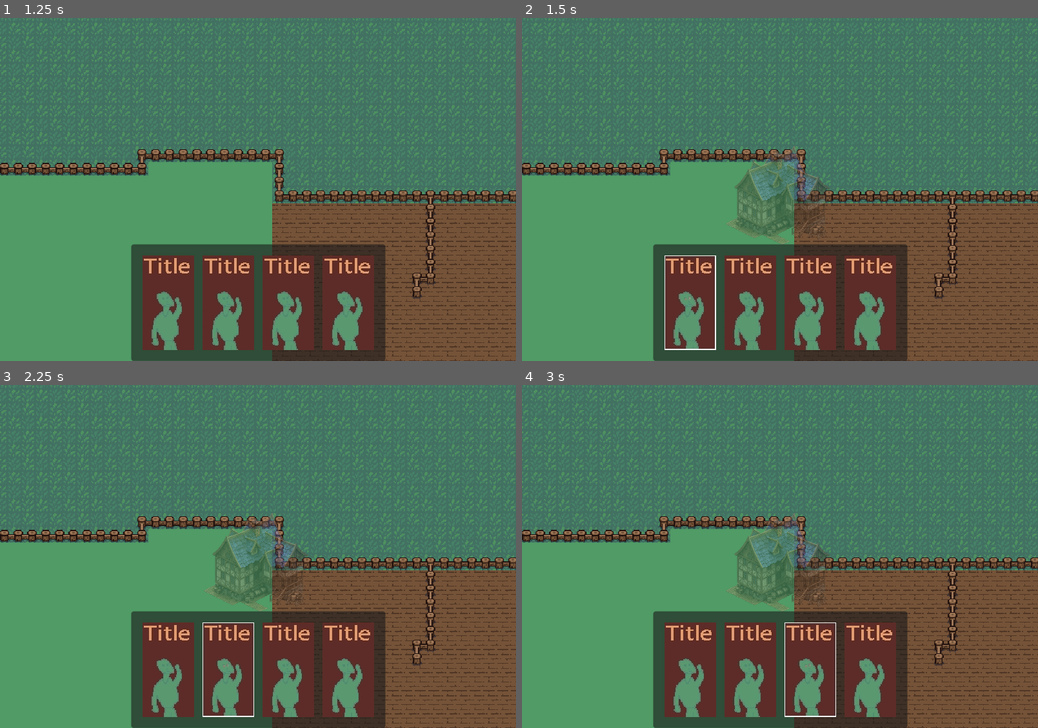
Above: before the commit, frames 1-4 (two rows, left to right).
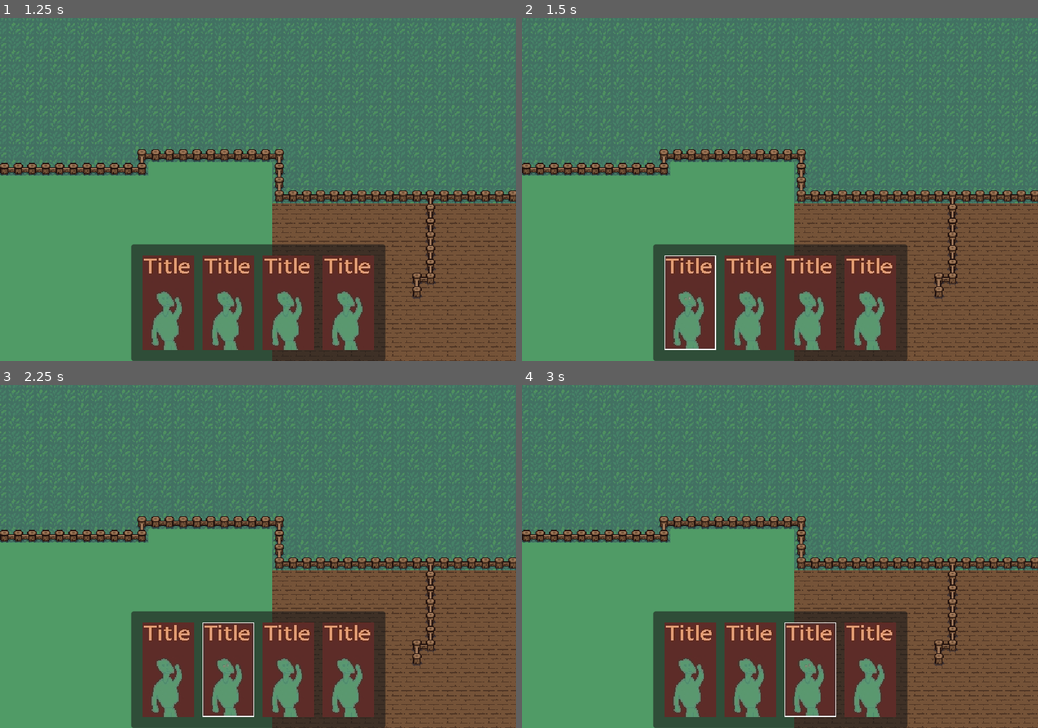
Above: after the commit, the same moments.

Repository: SiTOTG/KingVsKing
Game: Godot game, scene res://world/world.tscn
Same seed, same stepped clock (60 frames per second), same inputs: the game is played once before the commit and once after it.
Inputs (mouse positions are in pixels of both pictures, inside the frame that each line leads up to):
- Up to frame 1 (1.25 s): click "Cards" at 0.5 s
- Up to frame 2 (1.5 s): click (687, 302) at 1.25 s
- Up to frame 3 (2.25 s): click (227, 669) at 2 s
- Up to frame 4 (3 s): click (810, 669) at 2.75 s

Frame 1 is identical in both runs. In frame 2, 2.5% of the frame differs, in the area x 39-60%, y 37-67%; in frame 3, 2.5%; in frame 4, 2.5%.

Commit message:
Refactor building to use events

Diff:
--- a/events.gd
+++ b/events.gd
@@ -3,3 +3,4 @@
 signal start_card_activation(card: Card)
 signal finish_card_activation()
 signal cancel_card_activation()
+signal confirm_card_activation()
--- a/player/card_hud.gd
+++ b/player/card_hud.gd
@@ -7,11 +7,7 @@
 @onready var cards = %Cards
 
 
-var held_card: Card = null
-var _tilemap_master: TilemapMaster
-var held_card_sprite: Sprite2D
-
-signal create_spawner(position: Vector2, spawner_scene: PackedScene)
+var active_card: Card = null
 
 enum {
 	RESET,
@@ -25,44 +21,8 @@
 	show()
 	cardsPanel.hide()
 	expand.show()
-	_tilemap_master = get_node(tilemap_master)
 
 	connect_signals()
-
-func _unhandled_input(event):
-	if event is InputEventMouseButton and event.pressed:
-		if event.button_index == MOUSE_BUTTON_LEFT:
-			if held_card and ctx == SPAWNER and _tilemap_master.can_build_there():
-				var spawner = load(held_card.spawner_scene) as PackedScene
-				create_spawner.emit(_tilemap_master.get_origin_position(), spawner)
-				_tilemap_master.set_tiles_as_blocked()
-				Events.finish_card_activation.emit()
-				if not Input.is_physical_key_pressed(KEY_SHIFT):
-					release_card()
-		elif event.button_index == MOUSE_BUTTON_RIGHT and held_card:
-			release_card()
-			Events.cancel_card_activation.emit()
-
-func _physics_process(delta):
-	if held_card and held_card_sprite:
-		held_card_sprite.global_position = held_card_sprite.get_global_mouse_position()
-		update_ctx()
-
-func update_ctx():
-	if not held_card:
-		ctx = RESET
-		return
-	if _tilemap_master.is_over_tile():
-		if ctx != SPAWNER:
-			ctx = SPAWNER
-			held_card_sprite.texture = held_card.mouse_build
-			held_card_sprite.scale = Vector2(0.232, 0.232)
-			held_card_sprite.self_modulate.a = 0.4
-		held_card_sprite.global_position = _tilemap_master.get_origin_position()
-	elif ctx != NO_TARGET:
-		ctx = NO_TARGET
-		held_card_sprite.texture = held_card.mouse_empty
-		_tilemap_master.hide_buildable_tiles()
 
 func connect_signals():
 	for card_button in %Cards.get_children():
@@ -71,24 +31,14 @@
 			card_button.card_pressed.connect(hold_card)
 
 func hold_card(card: Card):
-	if held_card:
+	if active_card:
 		release_card()
-	held_card = card
-	held_card.active = true
-	held_card.context_changed.connect(_on_card_context_changed)
-	Events.start_card_activation.emit(held_card)
-	held_card_sprite = Sprite2D.new()
-	held_card_sprite.scale = Vector2(0.35, 0.35)
-	get_tree().root.add_child(held_card_sprite)
-	update_ctx()
+	active_card = card
+	active_card.active = true
 
 func release_card():
-	held_card.context_changed.disconnect(_on_card_context_changed)
-	held_card = null
-	held_card_sprite.queue_free()
-	held_card_sprite = null
-	_tilemap_master.hide_buildable_tiles()
-	update_ctx()
+	active_card.active = false
+	active_card = null
 
 func _on_expand_mouse_entered():
 	cardsPanel.show()
@@ -98,6 +48,3 @@
 func _on_close_mouse_entered():
 	cardsPanel.hide()
 	expand.show()
-
-func _on_card_context_changed(old_context, new_context):
-	print("Old context: ", old_context, " new card: ", new_context)
--- a/player/cards/card.gd
+++ b/player/cards/card.gd
@@ -25,10 +25,16 @@
 
 signal context_changed(old_context: int, new_context: int)
 
-var active = false:
+var active: bool = false:
 	set(value):
-		active = value
-		update_ctx()
+		if active != value:
+			active = value
+			if active:
+				Events.start_card_activation.emit(self)
+			else:
+				Events.finish_card_activation.emit()
+			update_ctx()
+
 var hovering_tiles = false:
 	set(value):
 		hovering_tiles = value
--- a/player/cards/placeholder_card.tres
+++ b/player/cards/placeholder_card.tres
@@ -13,5 +13,5 @@
 mouse_build = ExtResource("3_56kvu")
 mouse_empty = ExtResource("3_4tcfl")
 title = "Placeholder"
-spawner_scene = "res://player/spawner.tscn"
+spawner_scene = "res://player/footman_spawner.tscn"
 spawner_size = Vector2i(3, 2)
--- /dev/null
+++ b/player/footman_spawner.tscn
@@ -0,0 +1,7 @@
+[gd_scene load_steps=3 format=3 uid="uid://b1jxtejto2egx"]
+
+[ext_resource type="PackedScene" uid="uid://c3q6txdt1k5m8" path="res://player/spawner.tscn" id="1_1awy2"]
+[ext_resource type="PackedScene" uid="uid://ywlcclxvc1hc" path="res://creatures/footman.tscn" id="2_foqw2"]
+
+[node name="FootmanSpawner" instance=ExtResource("1_1awy2")]
+creature_scene = ExtResource("2_foqw2")
--- /dev/null
+++ b/player/held_card.gd
@@ -0,0 +1,51 @@
+extends Sprite2D
+
+var active_card: Card
+
+# Called when the node enters the scene tree for the first time.
+func _ready():
+	Events.start_card_activation.connect(_on_card_activation_started)
+	Events.finish_card_activation.connect(_on_card_activation_finished)
+	hide()
+
+func _unhandled_input(event):
+	if event is InputEventMouseButton and event.pressed:
+		if event.button_index == MOUSE_BUTTON_LEFT:
+			if active_card and active_card.ctx == Card.SPAWNER:
+				Events.confirm_card_activation.emit()
+				get_viewport().set_input_as_handled()
+		elif event.button_index == MOUSE_BUTTON_RIGHT and active_card:
+			active_card.active = false
+			Events.cancel_card_activation.emit()
+
+func _physics_process(delta):
+	global_position = get_global_mouse_position()
+
+func _on_card_activation_started(card: Card):
+	active_card = card
+	show()
+	update_texture(Card.NO_TARGET)
+	active_card.context_changed.connect(_on_card_context_changed)
+
+func _on_card_activation_finished():
+	if not active_card: return
+	active_card.context_changed.disconnect(_on_card_context_changed)
+	hide()
+
+func _on_card_context_changed(old_context: int, new_context: int):
+	update_texture(new_context)
+
+func update_texture(context: int):
+	match context:
+		Card.NO_TARGET:
+			texture = active_card.mouse_empty
+			scale = Vector2(0.35, 0.35)
+			modulate.a = 1
+		Card.RESET:
+			texture = null
+			scale = Vector2(0.35, 0.35)
+			modulate.a = 1
+		Card.SPAWNER:
+			texture = active_card.mouse_build
+			scale = Vector2(0.232, 0.232)
+			self_modulate.a = 0.4
--- /dev/null
+++ b/player/held_card.tscn
@@ -0,0 +1,6 @@
+[gd_scene load_steps=2 format=3 uid="uid://byjd8oh50g21m"]
+
+[ext_resource type="Script" path="res://player/held_card.gd" id="1_sne8w"]
+
+[node name="HeldCard" type="Sprite2D"]
+script = ExtResource("1_sne8w")
--- a/player/spawner.tscn
+++ b/player/spawner.tscn
@@ -37,6 +37,4 @@
 [node name="MovePosition" type="Marker2D" parent="."]
 position = Vector2(-360, 16)
 
-[node name="NavigationObstacle2D" type="NavigationObstacle2D" parent="."]
-
 [connection signal="timeout" from="SpawnTimer" to="." method="_on_spawn_timer_timeout"]
--- a/world/tilemap_master.gd
+++ b/world/tilemap_master.gd
@@ -10,12 +10,13 @@
 
 var occupied_cells: Array[Vector2i] = []
 
-var active_card: Card
+var active_card: Card:
+	set(value):
+		active_card = value
 
 func _ready():
 	Events.start_card_activation.connect(_on_card_activate)
 	Events.finish_card_activation.connect(_on_card_deactivate)
-	Events.cancel_card_activation.connect(_on_card_deactivate)
 
 func _unhandled_input(event):
 	if event is InputEventMouseMotion and active_card:
@@ -96,6 +97,7 @@
 func _on_card_deactivate():
 	active_card.context_changed.disconnect(_on_card_context_changed)
 	active_card = null
+	hide_buildable_tiles()
 
 func _on_card_context_changed(old_context: int, new_context: int):
 	if new_context == Card.SPAWNER:
--- a/world/world.gd
+++ b/world/world.gd
@@ -1,14 +1,25 @@
 extends Node2D
 
 @onready var destination_lane_1 = $DestinationLane1
+@onready var tilemap_master: TilemapMaster = $TilemapMaster
+
+var active_card: Card
 
 func _unhandled_input(event):
 	if event.is_action_pressed("toggle_creature_ui"):
 		GlobalSettings.show_creature_ui = not GlobalSettings.show_creature_ui
 
+func _ready():
+	Events.start_card_activation.connect(func(card: Card): active_card = card)
+	Events.confirm_card_activation.connect(_on_card_confirm_activation)
 
-func _on_card_hud_create_spawner(position: Vector2, spawner_scene: PackedScene):
-	var spawner = spawner_scene.instantiate() as Spawner
-	spawner.global_position = position
-	spawner.starting_move_position = destination_lane_1.global_position
-	add_child(spawner)
+func _on_card_confirm_activation():
+	if active_card.ctx == Card.SPAWNER and tilemap_master.can_build_there():
+		tilemap_master.set_tiles_as_blocked()
+		var position: Vector2 = tilemap_master.get_origin_position()
+		var spawner_scene: PackedScene = load(active_card.spawner_scene)
+		var spawner = spawner_scene.instantiate() as Spawner
+		spawner.global_position = position
+		spawner.starting_move_position = destination_lane_1.global_position
+		add_child(spawner)
+		active_card.active = false
--- a/world/world.tscn
+++ b/world/world.tscn
@@ -12,6 +12,7 @@
 [ext_resource type="Script" path="res://world/tiles/custom_tile_map.gd" id="5_ahjhf"]
 [ext_resource type="PackedScene" uid="uid://ywlcclxvc1hc" path="res://creatures/footman.tscn" id="8_x4gb2"]
 [ext_resource type="PackedScene" uid="uid://b77yrfd22bqbp" path="res://creatures/skeleton.tscn" id="9_yn5ae"]
+[ext_resource type="PackedScene" uid="uid://byjd8oh50g21m" path="res://player/held_card.tscn" id="13_1776e"]
 
 [sub_resource type="TileSetAtlasSource" id="TileSetAtlasSource_nujo8"]
 texture = ExtResource("2_b5ipp")
@@ -74,7 +75,7 @@
 visible = false
 tilemap_master = NodePath("../TilemapMaster")
 
-[connection signal="create_spawner" from="card_hud" to="." method="_on_card_hud_create_spawner"]
+[node name="HeldCard" parent="." instance=ExtResource("13_1776e")]
 
 [editable path="Spawner"]
 [editable path="EvilSpawner"]
Not shown: 1 places in world/world.tscn that only renumber resources
